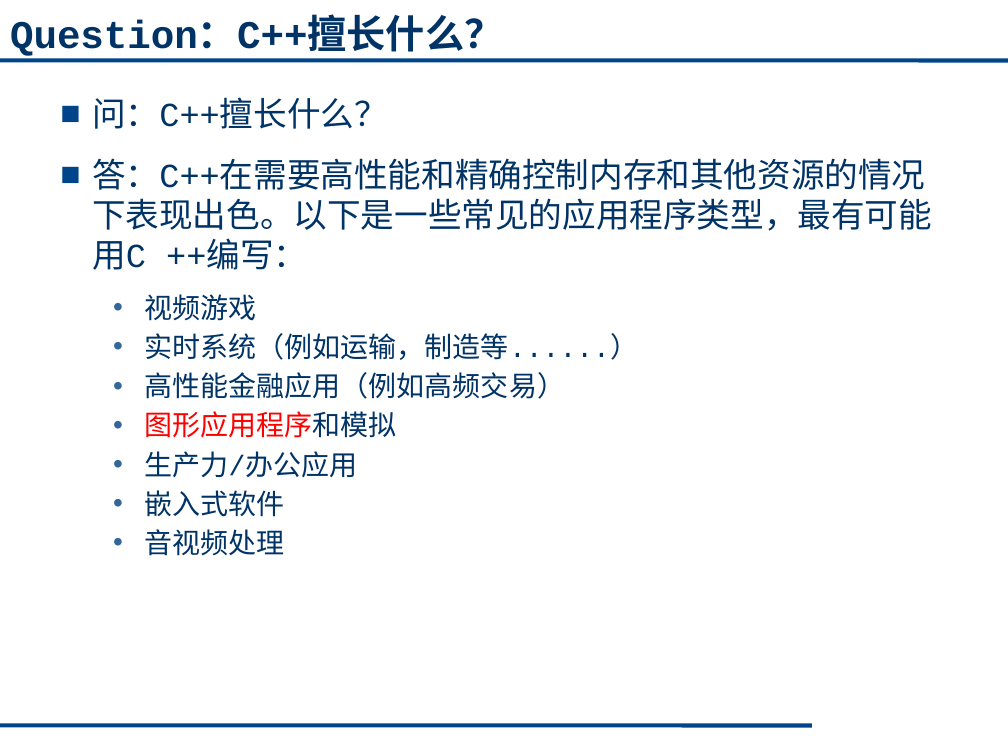
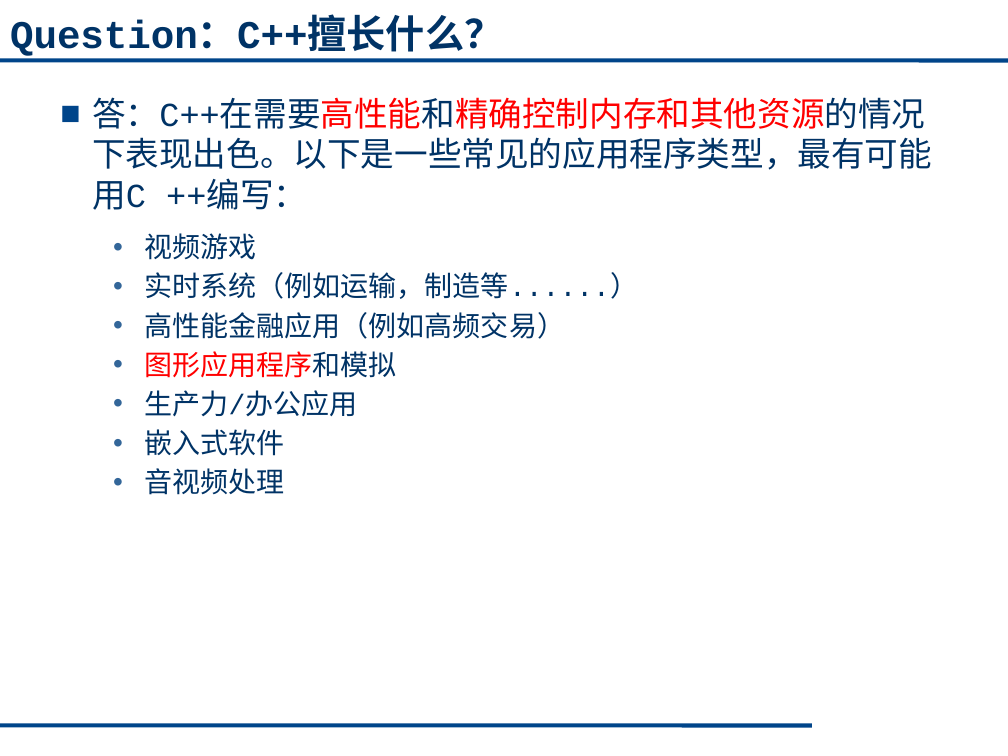
Before and after one commit to cugwhp/OOPCPP, a slide deck: slide 16 of 02.PPT/Ch1-绪论/C++1_2.pptx (slide 15 before the commit). Drawn at 1008x756 pixels with LibreOffice and Linux fonts; fonts in the diff are those of the drawing. Boxes give left, top, right and bottom in pixels: in the first picture for what was removed or moved away, otherwise in the second. Text is boxed around its words. In the diff, an @@ line names an element or a change of style, - is before the commit and + after.

```diff
--- a/02.PPT/Ch1-绪论/C++1_2.pptx
+++ b/02.PPT/Ch1-绪论/C++1_2.pptx
@@ text at (92, 97, 388, 129): paragraph removed @@
-■ 问：C++擅长什么？
@@ text at (92, 97, 932, 210): text colour #003366 to #FF0000 in "答：C++在需要高性能和精确控制内存和其他资源的情况下表现出色。以下是一些常见的应用程序类型，最有可能用C" @@
```
Also in this commit, not shown: 13 other slides changed, 1 slide added, 3 other files.
